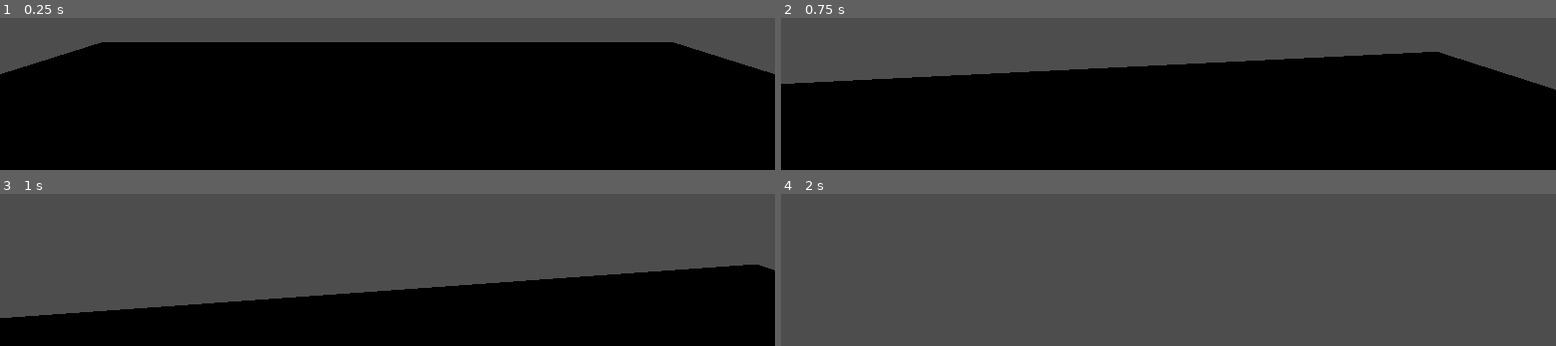
Above: before the commit, frames 1-4 (two rows, left to right).
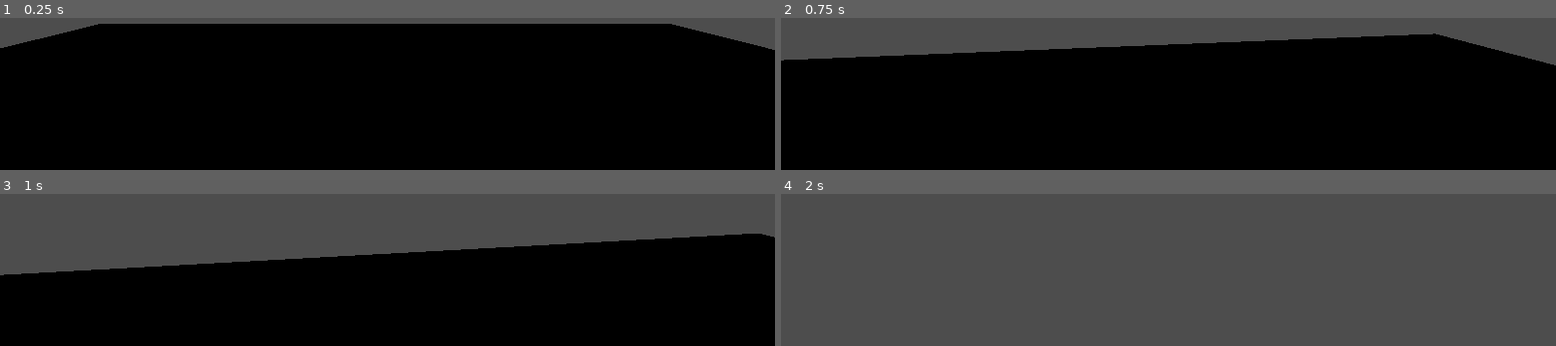
Above: after the commit, the same moments.

Repository: semwong24/Gay-Apocalypse
Game: Godot game, scene res://main.tscn
Two runs of this game, one before a commit and one after it. Both use one fixed random seed, a clock stepped at 60 frames per second and the inputs below.
Inputs (mouse positions are in pixels of both pictures, inside the frame that each line leads up to):
- Up to frame 1 (0.25 s): no input
- Up to frame 2 (0.75 s): tap Enter at 0.5 s; move the mouse to (outside the picture) at 0.52 s; hold W (move_forward) from 0.53 s (still down)
- Up to frame 3 (1 s): keep holding W (move_forward)
- Up to frame 4 (2 s): keep holding W (move_forward); move the mouse to (outside the picture) at 1.27 s

The runs differ from the first frame. In frame 1, 13% of the frame differs, in the area x 0-100%, y 3-37%; in frame 2, 14%; in frame 3, 24%, in the area x 0-100%, y 26-82%; in frame 4, nothing differs.

Commit message:
headbob implementation (four games guide)

Diff:
--- a/player_controller.gd
+++ b/player_controller.gd
@@ -5,9 +5,12 @@
 var gravity = ProjectSettings.get_setting("physics/3d/default_gravity")
 
 @onready var cam = $Camera3D
-
+@export_group("headbob")
+@export var headbob_freq := 2.0
+@export var headbob_amplitude := 0.04
+var headbob_time := 0.0
 func _ready():
-	Input.set_mouse_mode(Input.MOUSE_MODE_CAPTURED)
+	Input.set_mouse_mode(Input.MOUSE_MODE_VISIBLE)
 
 func _unhandled_input(event):
 	if event is InputEventMouseMotion:
@@ -34,8 +37,14 @@
 	velocity.x = direction.x * speed
 	velocity.z = direction.z * speed
 	move_and_slide()
+	headbob_time += delta * velocity.length() * float(is_on_floor())
+	$Camera3D.transform.origin = headbob(headbob_time)
 
-
+func headbob(headbob_time):
+	var headbob_pos = Vector3.ZERO
+	headbob_pos.y = sin(headbob_time * headbob_freq)*headbob_amplitude
+	headbob_pos.x = cos(headbob_time * headbob_freq/2) * headbob_amplitude
+	return headbob_pos
 func _on_area_3d_area_entered(_area: Area3D) -> void:
 	pass # Replace with function body.
 
